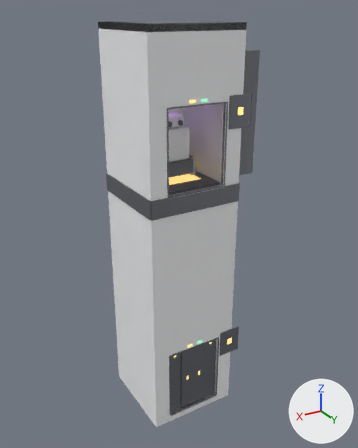
Before and after pictures for a commit that changed the glTF model godot/assets/models/sprocket_lift.glb.
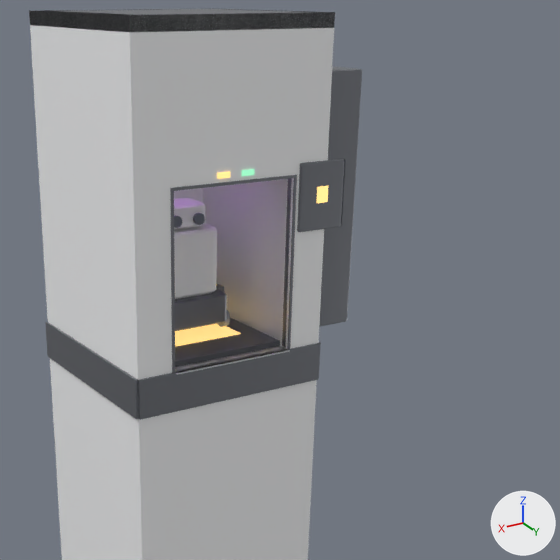
Each version appears first whole from a 50 mm lens placed at (5.34, 5.23, 6.75), pointed at (1.22, -1.65, 3.31), and next in a close-up on the part from 23% to 100% of the width and 4% to 64% of the height. Arrows for +X, +Y and +Z are at lower right; the lights stay in place. The first two pictures are the older version. Both versions are drawn at frame 156 of the action 'ride_up'; the numbers are the values there.

The first close-up shows 'Door_L2_W1', 'Door_L2_W2', 'Lift_Car', 'Shaft_Static', 'Sprocket_Standin' and 1 more.
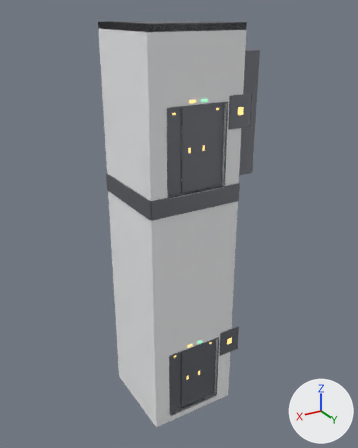
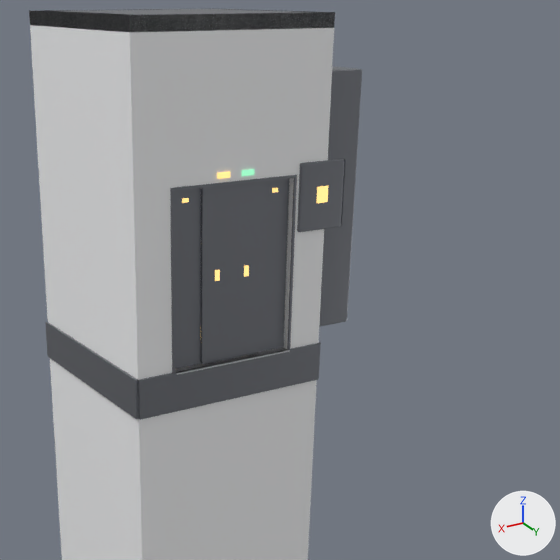
What differs and where, as boxes [x1, y1, x2, y2] in the close-ups (560 x 560 px):
```json
{"object": "Sprocket_Standin", "change": "moved", "before": [174, 198, 230, 331], "on screen": "not visible afterwards"}
{"object": "Door_L2_E1", "change": "moved", "after": [201, 185, 233, 364], "on screen": "not visible before"}
{"object": "Door_L2_W1", "change": "moved", "before": [284, 178, 292, 348], "after": [231, 181, 263, 358]}
{"object": "Door_L2_E2", "change": "moved", "after": [174, 188, 201, 369], "on screen": "not visible before"}
{"object": "Door_L2_W2", "change": "moved", "before": [282, 178, 290, 347], "after": [258, 178, 290, 352]}
{"object": "Lift_Car", "change": "unchanged, covered by the edit", "before": [174, 179, 286, 367]}
```

Edits to the scene script, one JSON object a line:
```json
{"op": "set", "path": "ob_door_l2_w2.location", "old": "(0.78, -0.86, 4.85)", "new": "(1.02, -0.86, 4.85)"}
{"op": "set", "path": "ob_door_l2_w1.location", "old": "(0.78, -0.84, 4.85)", "new": "(1.27, -0.84, 4.85)"}
{"op": "set", "path": "ob_door_l2_e1.location", "old": "(2.02, -0.84, 4.85)", "new": "(1.52, -0.84, 4.85)"}
{"op": "set", "path": "ob_door_l2_e2.location", "old": "(2.02, -0.86, 4.85)", "new": "(1.77, -0.86, 4.85)"}
{"op": "add", "block": "ob_sprocket_standin", "code": "ob_sprocket_standin.parent = ob_lift_car"}
```
